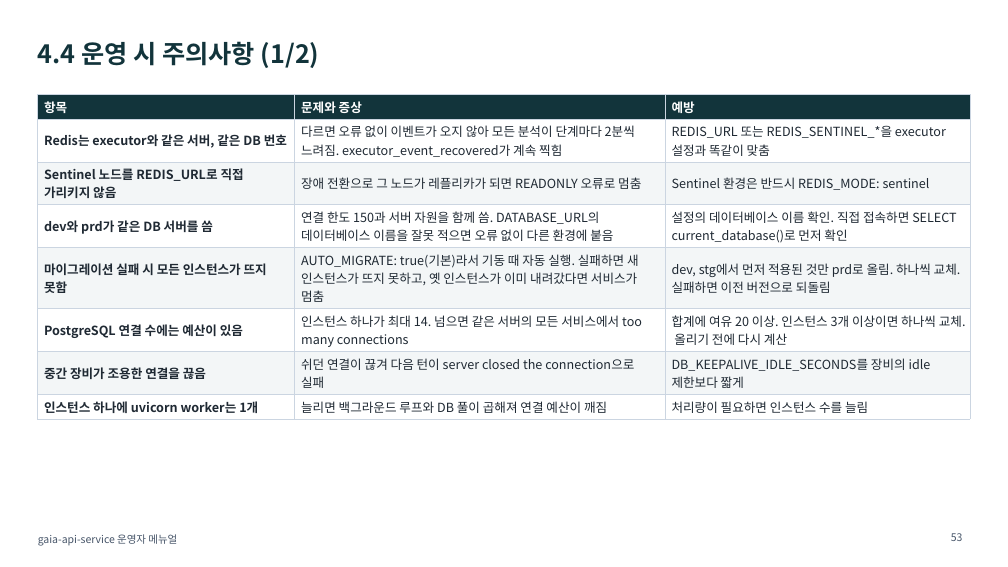
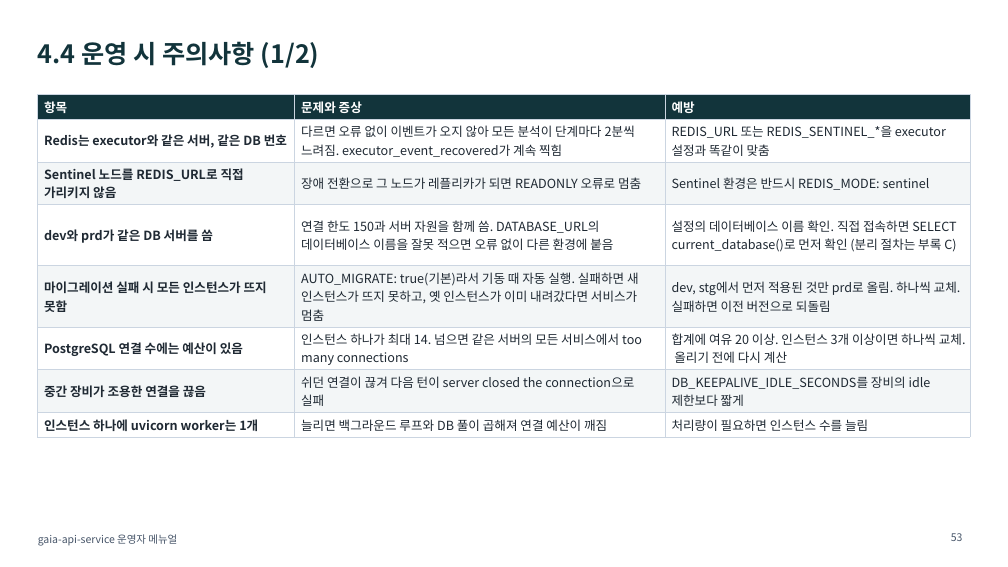
Before and after one commit to KimHwaJin/pr-agentic-service, a slide deck: slide 53 of docs/deliverables/08-operator-manual.pptx. Drawn at 1008x567 pixels with LibreOffice and Linux fonts; fonts in the diff are those of the drawing. Boxes give left, top, right and bottom in pixels: in the first picture for what was removed or moved away, otherwise in the second. Text is boxed around its words. In the diff, an @@ line names an element or a change of style, - is before the commit and + after.

```diff
--- a/docs/deliverables/08-operator-manual.pptx
+++ b/docs/deliverables/08-operator-manual.pptx
@@ table at box(38, 95, 970, 435) @@
-row 4, column 3: 설정의 데이터베이스 이름 확인. 직접 접속하면 SELECT current_database()로 먼저 확인
+row 4, column 3: 설정의 데이터베이스 이름 확인. 직접 접속하면 SELECT current_database()로 먼저 확인 (분리 절차는 부록 C)
```
Also in this commit, not shown: 5 other slides changed, 6 slides added, 2 other files.
